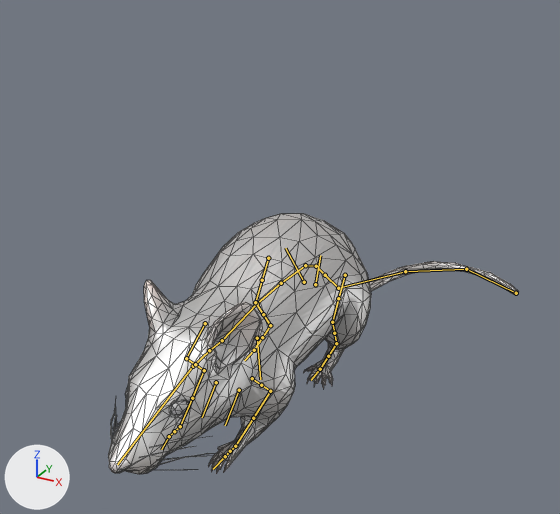
Renders of the Blender file vertex_animation_texture/Data/BlendFiles/mouse.blend from each side of a commit.
Camera for both pictures: a 50 mm camera at (0.92, -1.66, 1.2) aimed at (-0.01, 0.04, 0.35). The axes (+X, +Y, +Z) are drawn at lower left. The lights are the same throughout. The bones that bend it are drawn over the model as lines. Mesh edges are drawn as thin lines.

The first picture shows 'Mouse'.
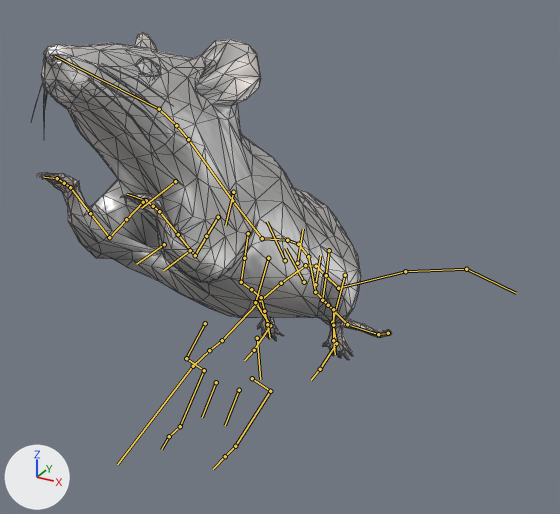
The newer file adds an action. The first version stands in its rest pose; the second is drawn at frame 0 of the action 'Jump'.

Boxes [x1, y1, x2, y2] around the edits, measured in the pictures (560 x 514 px):
```json
{"object": "Mouse", "change": "posed", "before": [108, 214, 518, 474], "after": [32, 32, 392, 360], "on screen": "12% narrower, 26% taller"}
```

Edits to the scene script, one JSON object a line:
```json
{"block": "bone_torso", "where": "bone_torso = bpy.data.objects['rig'].pose.bones['torso']  # child of 'MCH-torso.parent'"}
{"op": "set", "path": "bone_torso.location", "old": "(0.0, 0.0, 0.0)", "new": "(0.0, -0.264, -0.028)"}
{"op": "set", "path": "bone_torso.rotation_quaternion", "old": "(1.0, 0.0, 0.0, 0.0)", "new": "(0.924, -0.381, 0.0, 0.0)", "note": "degrees (0, 0, 0) -> degrees (-45, 0, 0)"}
{"block": "bone_hips", "where": "bone_hips = bpy.data.objects['rig'].pose.bones['hips']  # child of 'torso'"}
{"op": "set", "path": "bone_hips.rotation_quaternion", "old": "(1.0, 0.0, 0.0, 0.0)", "new": "(0.9, 0.436, 0.0, 0.0)", "note": "degrees (0, 0, 0) -> degrees (52, 0, 0)"}
{"block": "bone_spine_fk_007", "where": "bone_spine_fk_007 = bpy.data.objects['rig'].pose.bones['spine_fk.007']  # child of 'MCH-spine.007'"}
{"op": "set", "path": "bone_spine_fk_007.location", "old": "(0.0, 0.0, 0.0)", "new": "(0.0, -0.018, -0.026)"}
{"block": "bone_spine_fk_004", "where": "bone_spine_fk_004 = bpy.data.objects['rig'].pose.bones['spine_fk.004']  # child of 'MCH-spine.004'"}
{"op": "set", "path": "bone_spine_fk_004.rotation_quaternion", "old": "(1.0, 0.0, 0.0, 0.0)", "new": "(0.995, -0.096, 0.0, 0.0)", "note": "degrees (0, 0, 0) -> degrees (-11, 0, 0)"}
{"block": "bone_spine_003", "where": "bone_spine_003 = bpy.data.objects['rig'].pose.bones['spine.003']  # child of 'MCH-ROT-tail'"}
{"op": "set", "path": "bone_spine_003.rotation_quaternion", "old": "(1.0, 0.0, 0.0, 0.0)", "new": "(0.994, 0.106, 0.009, -0.021)", "note": "degrees (0, 0, 0) -> degrees (12, 1, -2)"}
{"block": "bone_spine_002", "where": "bone_spine_002 = bpy.data.objects['rig'].pose.bones['spine.002']  # child of 'spine.003'"}
{"op": "set", "path": "bone_spine_002.rotation_quaternion", "old": "(1.0, 0.0, 0.0, 0.0)", "new": "(0.98, -0.042, -0.112, 0.162)", "note": "degrees (0, 0, 0) -> degrees (-7, -12, 19)"}
{"block": "bone_spine_001", "where": "bone_spine_001 = bpy.data.objects['rig'].pose.bones['spine.001']  # child of 'spine.002'"}
{"op": "set", "path": "bone_spine_001.rotation_quaternion", "old": "(1.0, 0.0, 0.0, 0.0)", "new": "(0.921, -0.174, 0.287, 0.187)", "note": "degrees (0, 0, 0) -> degrees (-15, 37, 18)"}
{"block": "bone_spine", "where": "bone_spine = bpy.data.objects['rig'].pose.bones['spine']  # child of 'spine.001'"}
{"op": "set", "path": "bone_spine.rotation_quaternion", "old": "(1.0, 0.0, 0.0, 0.0)", "new": "(0.717, 0.2, -0.186, 0.615)", "note": "degrees (0, 0, 0) -> degrees (4, -32, 80)"}
{"block": "bone_spine_fk_008", "where": "bone_spine_fk_008 = bpy.data.objects['rig'].pose.bones['spine_fk.008']  # child of 'MCH-spine.008'"}
{"op": "set", "path": "bone_spine_fk_008.location", "old": "(0.0, 0.0, 0.0)", "new": "(0.0, 0.12, -0.129)"}
{"block": "bone_front_foot_ik_l", "where": "bone_front_foot_ik_l = bpy.data.objects['rig'].pose.bones['front_foot_ik.L']  # child of 'MCH-front_foot_ik.parent.L'"}
{"op": "set", "path": "bone_front_foot_ik_l.location", "old": "(0.0, 0.0, 0.0)", "new": "(0.031, -0.259, 0.766)"}
{"op": "set", "path": "bone_front_foot_ik_l.rotation_quaternion", "old": "(1.0, 0.0, 0.0, 0.0)", "new": "(0.932, -0.361, 0.0, -0.011)", "note": "degrees (0, 0, 0) -> degrees (-42, 0, -1)"}
{"block": "bone_front_foot_ik_r", "where": "bone_front_foot_ik_r = bpy.data.objects['rig'].pose.bones['front_foot_ik.R']  # child of 'MCH-front_foot_ik.parent.R'"}
{"op": "set", "path": "bone_front_foot_ik_r.location", "old": "(0.0, 0.0, 0.0)", "new": "(-0.017, -0.248, 0.763)"}
{"op": "set", "path": "bone_front_foot_ik_r.rotation_quaternion", "old": "(1.0, 0.0, 0.0, 0.0)", "new": "(0.952, -0.303, 0.034, 0.034)", "note": "degrees (0, 0, 0) -> degrees (-35, 5, 3)"}
{"block": "bone_foot_ik_l", "where": "bone_foot_ik_l = bpy.data.objects['rig'].pose.bones['foot_ik.L']  # child of 'MCH-foot_ik.parent.L'"}
{"op": "set", "path": "bone_foot_ik_l.location", "old": "(0.0, 0.0, 0.0)", "new": "(0.0, 0.159, 0.0)"}
{"op": "set", "path": "bone_foot_ik_l.rotation_quaternion", "old": "(1.0, 0.0, 0.0, 0.0)", "new": "(0.646, 0.763, 0.0, 0.0)", "note": "degrees (0, 0, 0) -> degrees (100, 0, 0)"}
{"block": "bone_foot_heel_ik_l", "where": "bone_foot_heel_ik_l = bpy.data.objects['rig'].pose.bones['foot_heel_ik.L']  # child of 'foot_ik.L'"}
{"op": "set", "path": "bone_foot_heel_ik_l.rotation_quaternion", "old": "(1.0, 0.0, 0.0, 0.0)", "new": "(0.986, -0.167, -0.004, -0.011)", "note": "degrees (0, 0, 0) -> degrees (-19, -1, -1)"}
{"block": "bone_foot_ik_r", "where": "bone_foot_ik_r = bpy.data.objects['rig'].pose.bones['foot_ik.R']  # child of 'MCH-foot_ik.parent.R'"}
{"op": "set", "path": "bone_foot_ik_r.location", "old": "(0.0, 0.0, 0.0)", "new": "(0.0, 0.151, 0.0)"}
{"op": "set", "path": "bone_foot_ik_r.rotation_quaternion", "old": "(1.0, 0.0, 0.0, 0.0)", "new": "(0.65, 0.76, 0.0, 0.0)", "note": "degrees (0, 0, 0) -> degrees (99, 0, 0)"}
{"block": "bone_foot_heel_ik_r", "where": "bone_foot_heel_ik_r = bpy.data.objects['rig'].pose.bones['foot_heel_ik.R']  # child of 'foot_ik.R'"}
{"op": "set", "path": "bone_foot_heel_ik_r.rotation_quaternion", "old": "(1.0, 0.0, 0.0, 0.0)", "new": "(0.997, -0.074, 0.002, 0.005)", "note": "degrees (0, 0, 0) -> degrees (-9, 0, 1)"}
```
